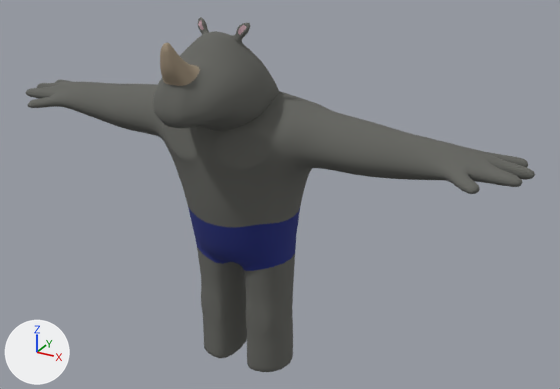
The glTF model online-web-browser-test/Assets/Models/Rhino/Næsehorn.glb as it was, and as the next commit left it.
One viewpoint serves both versions: a 50 mm camera at (4.44, -7.21, 5.95) aimed at (0.51, -0.06, 2.38). Every picture has the same lights, and +X, +Y and +Z are marked at lower left. The older version comes first. Vertices at exactly the same position are counted once.

Objects in the first picture: 'Rhino_Body', 'Rhino_Head'.
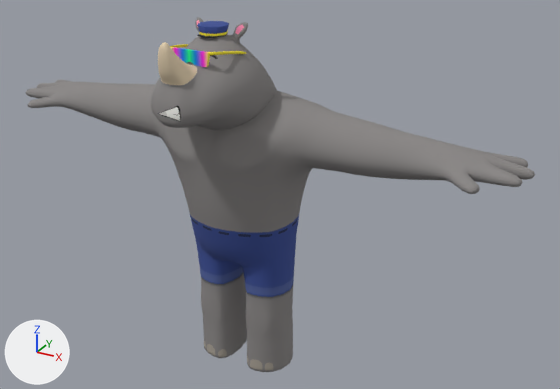
Changed parts and their boxes [x1, y1, x2, y2] in the pictures (560 x 389 px; the box of a moved part takes in the faces that stretch with it):
'Rhino_Body', surface changed, reshaped (lighter)
    both: [26, 80, 535, 372]
'Rhino_Head', surface changed, reshaped
    before: [153, 17, 279, 131]
    after: [151, 17, 277, 130]
part 1 of me_mesh, deleted
    before: [34, 80, 519, 189]
part 2 of me_mesh, deleted
    before: [203, 312, 293, 368]
part 3 of me_mesh, deleted
    before: [199, 264, 294, 301]
part 4 of me_mesh, surface changed (lighter)
    both: [26, 80, 535, 372]
part 5 of me_mesh, recoloured
    both: [188, 207, 300, 271]
part 6 of me_mesh_001, added (blue)
    after: [197, 21, 229, 38]
part 7 of me_mesh_001, moved or reshaped
    before: [153, 17, 279, 131]
    after: [151, 17, 277, 130]

What the commit changed:
Picture 'Næsrehorn_Texture' (img_næsrehorn_texture) is new.
In material 'Næsehorns grå' (mat_næsehorns_grå), base_color is no longer (0.13, 0.132, 0.119), dark grey #656661.
In material 'Næsehorns grå' (mat_næsehorns_grå), texture is now set to img_næsrehorn_texture.
me_mesh is used by ob_rhino_body; location (0.0, 0.0, 0.0).
me_mesh had 2614 vertices, 5224 faces and spanned x -3.25..3.25, y -0.76..0.56, z 0.02..3.59.
me_mesh now has 2182 vertices, 4360 faces and spans x -3.25..3.25, y -0.76..0.56, z 0.02..3.59.
me_mesh part 1: 304 vertices removed from x -2.98..2.98, y -0.76..0.44, z 2.75..3.44.
me_mesh part 2: 96 vertices removed from x -0.62..0.62, y -0.34..0.34, z 0.02..0.37.
me_mesh part 3: 32 vertices removed from x -0.62..0.62, y -0.34..0.35, z 1.15..1.18.
me_mesh part 4: 3560 kept faces spanning x -3.25..3.25, y -0.76..0.56, z 0.02..3.59 get new texture (UV) coordinates.
me_mesh part 5: 392 faces spanning x -0.66..0.66, y -0.66..0.51, z 1.39..2.17 switch from mat_mørkeblå (dark blue #252f7c) to mat_næsehorns_grå (picture img_næsrehorn_texture).
me_mesh_001 is used by ob_rhino_head; location (0.0, 0.0, 0.0).
me_mesh_001 had 1264 vertices, 2524 faces and spanned x -0.5..0.54, y -1.43..0.5, z 3.17..4.37.
me_mesh_001 now has 1543 vertices, 3070 faces and spans x -0.53..0.52, y -1.43..0.5, z 3.17..4.37.
me_mesh_001 part 6: a new loose piece of 182 vertices spanning x -0.17..0.17, y -0.74..-0.38, z 4.26..4.36, in mat_næsehorns_grå (picture img_næsrehorn_texture).
me_mesh_001 part 7: 16 vertices moved within x -0.27..0.34, y -1.39..-0.37, z 4.09..4.36; 1228 vertices removed from x -0.5..0.54, y -1.43..0.5, z 3.17..4.37; 1325 vertices added at x -0.53..0.52, y -1.43..0.5, z 3.17..4.37.
me_mesh_001 no longer uses material mat_horn (brown #9d8d78).
me_mesh_001 no longer uses material mat_lyserød (pink #b3939c).
